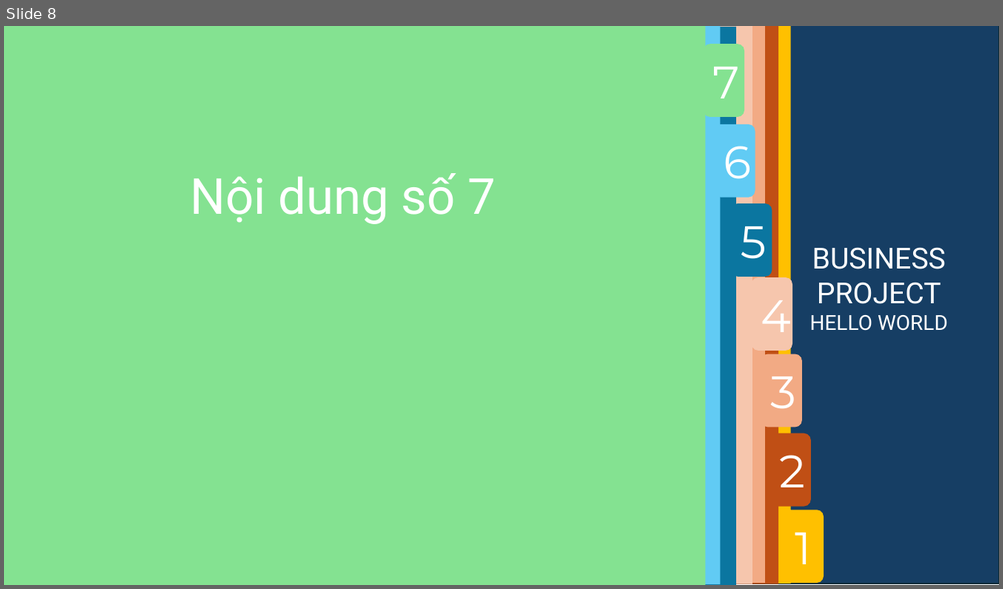
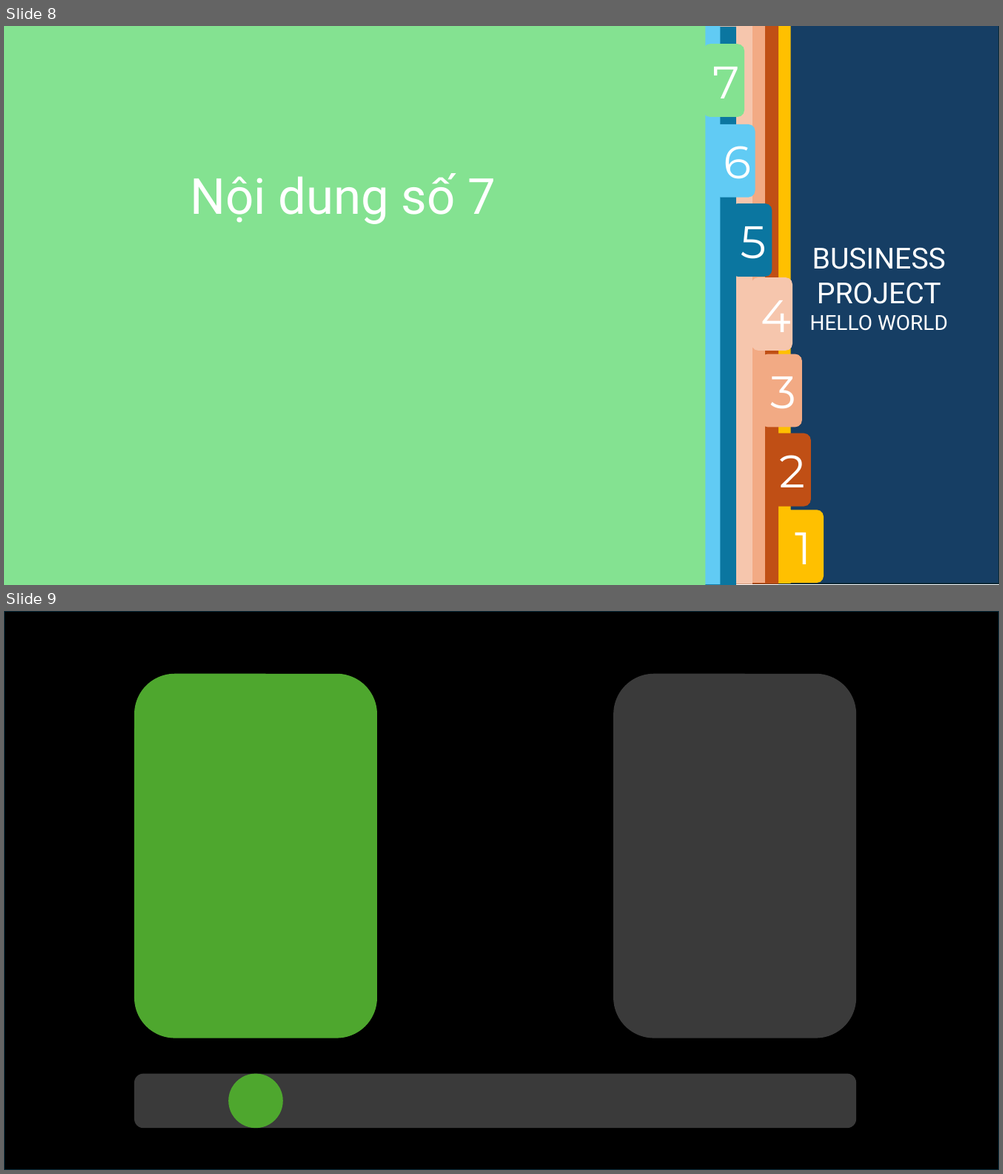
Before and after one commit to Tuyen2k/PC_Vitus, a slide deck: power point/slide page.pptx. Shown one above the other, each under a label of ours: slide 8 before the commit, slides 8 and 9 after it. The pictures are 1003x589 and 1003x1174 pixels, drawn with LibreOffice and Linux fonts; fonts in the diff are those of the drawing. Boxes give left, top, right and bottom in pixels: in the first picture for what was removed or moved away, otherwise in the second. Text is boxed around its words. In the diff, an @@ line names an element or a change of style, - is before the commit and + after.

```diff
--- a/power point/slide page.pptx
+++ b/power point/slide page.pptx
@@ slide 9 added at (x1=4, y1=611, x2=999, y2=1170), background #FFFFFF @@
@@ rectangle added at (x1=4, y1=611, x2=999, y2=1170), fill #000000, outline #092A39 1.5 pt @@
@@ rounded rectangle added at (x1=134, y1=674, x2=377, y2=1039), fill #4EA72E @@
@@ rounded rectangle added at (x1=614, y1=674, x2=856, y2=1039), fill #3A3A3A @@
@@ rounded rectangle added at (x1=134, y1=1074, x2=856, y2=1129), fill #3A3A3A @@
@@ ellipse added at (x1=228, y1=1074, x2=283, y2=1129), fill #4EA72E @@
```
Also in this commit, not shown: 8 other slides added, 52 other files.
